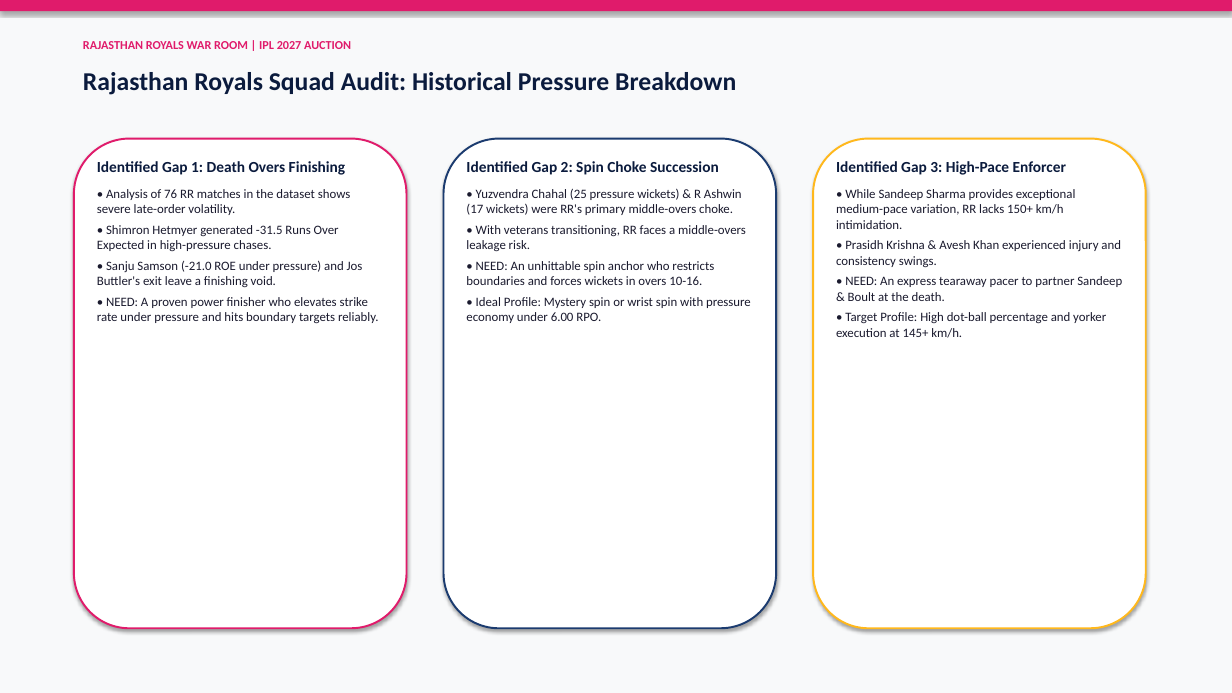
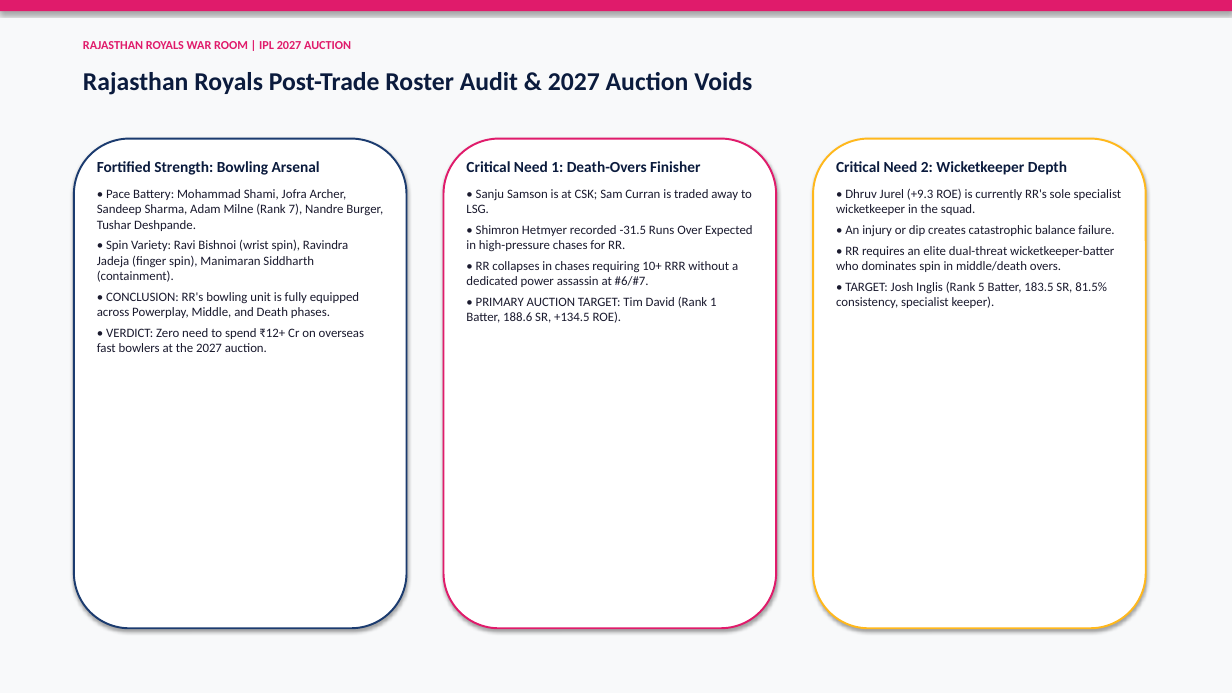
Before and after one commit to MohamedNavith/Rajasthan-Royals-Hackathon, a slide deck: slide 4 of outputs/rr_auction_presentation.pptx (slide 3 before the commit). Drawn at 1232x693 pixels with LibreOffice and Linux fonts; fonts in the diff are those of the drawing. Boxes give left, top, right and bottom in pixels: in the first picture for what was removed or moved away, otherwise in the second. Text is boxed around its words. In the diff, an @@ line names an element or a change of style, - is before the commit and + after.

Commit message:
Integrate 2026 IPL franchise squads, verified trade deals (Sam Curran to LSG for Shami and M Siddharth), updated RR post-trade roster, probable XI vs 2027 champion XI, report and presentation

```diff
--- a/outputs/rr_auction_presentation.pptx
+++ b/outputs/rr_auction_presentation.pptx
@@ text at [83,72,752,95]: text changed @@
-Rajasthan Royals Squad Audit: Historical Pressure Breakdown
+Rajasthan Royals Post-Trade Roster Audit & 2027 Auction Voids
@@ rounded rectangle at [74,139,407,628]: outline #E01B6B 1.5 pt to #1B3B6F 1.5 pt @@
@@ rounded rectangle at [444,139,776,628]: outline #1B3B6F 1.5 pt to #E01B6B 1.5 pt @@
@@ text at [97,161,383,352]: text changed @@
-Identified Gap 1: Death Overs Finishing
-• Analysis of 76 RR matches in the dataset shows severe late-order volatility.
-• Shimron Hetmyer generated -31.5 Runs Over Expected in high-pressure chases.
-• Sanju Samson (-21.0 ROE under pressure) and Jos Buttler's exit leave a finishing void.
-• NEED: A proven power finisher who elevates strike rate under pressure and hits boundary targets reliably.
+Fortified Strength: Bowling Arsenal
+• Pace Battery: Mohammad Shami, Jofra Archer, Sandeep Sharma, Adam Milne (Rank 7), Nandre Burger, Tushar Deshpande.
+• Spin Variety: Ravi Bishnoi (wrist spin), Ravindra Jadeja (finger spin), Manimaran Siddharth (containment).
+• CONCLUSION: RR's bowling unit is fully equipped across Powerplay, Middle, and Death phases.
+• VERDICT: Zero need to spend ₹12+ Cr on overseas fast bowlers at the 2027 auction.
@@ text at [466,161,753,323]: text changed @@
-Identified Gap 2: Spin Choke Succession
-• Yuzvendra Chahal (25 pressure wickets) & R Ashwin (17 wickets) were RR's primary middle-overs choke.
-• With veterans transitioning, RR faces a middle-overs leakage risk.
-• NEED: An unhittable spin anchor who restricts boundaries and forces wickets in overs 10-16.
-• Ideal Profile: Mystery spin or wrist spin with pressure economy under 6.00 RPO.
+Critical Need 1: Death-Overs Finisher
+• Sanju Samson is at CSK; Sam Curran is traded away to LSG.
+• Shimron Hetmyer recorded -31.5 Runs Over Expected in high-pressure chases for RR.
+• RR collapses in chases requiring 10+ RRR without a dedicated power assassin at #6/#7.
+• PRIMARY AUCTION TARGET: Tim David (Rank 1 Batter, 188.6 SR, +134.5 ROE).
@@ text at [836,161,1122,308]: text changed @@
-Identified Gap 3: High-Pace Enforcer
-• While Sandeep Sharma provides exceptional medium-pace variation, RR lacks 150+ km/h intimidation.
-• Prasidh Krishna & Avesh Khan experienced injury and consistency swings.
-• NEED: An express tearaway pacer to partner Sandeep & Boult at the death.
-• Target Profile: High dot-ball percentage and yorker execution at 145+ km/h.
+Critical Need 2: Wicketkeeper Depth
+• Dhruv Jurel (+9.3 ROE) is currently RR's sole specialist wicketkeeper in the squad.
+• An injury or dip creates catastrophic balance failure.
+• RR requires an elite dual-threat wicketkeeper-batter who dominates spin in middle/death overs.
+• TARGET: Josh Inglis (Rank 5 Batter, 183.5 SR, 81.5% consistency, specialist keeper).
```
Also in this commit, not shown: 7 other slides changed, 2 slides added, 1 slide removed, 7 other files.
